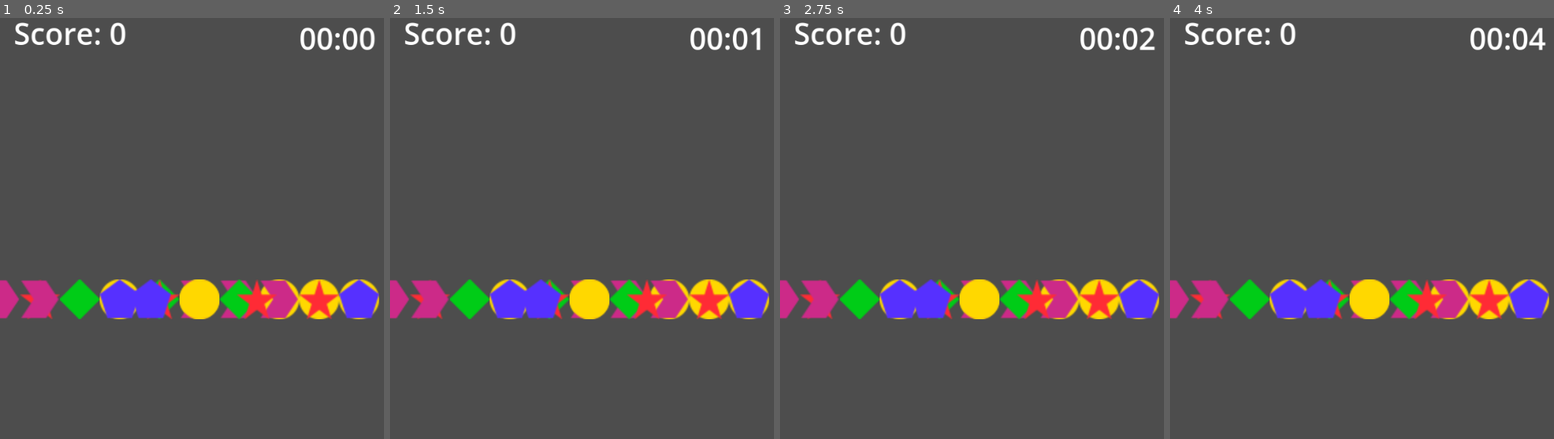
Above: before the commit, frames 1-4 (left to right).
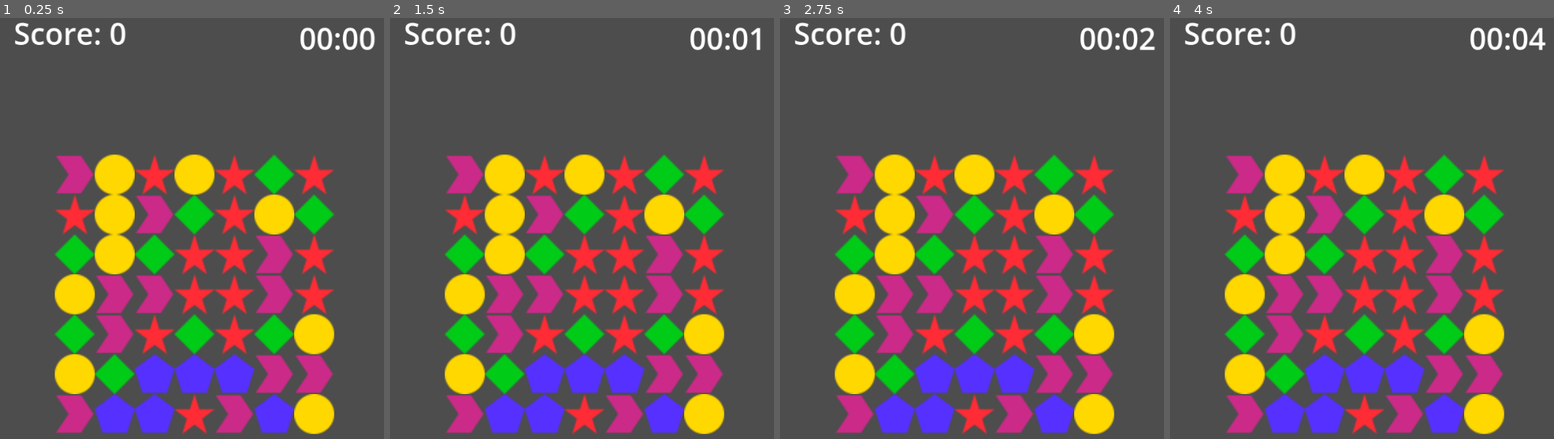
Above: after the commit, the same moments.

Repository: jborza/match3
Game: Godot game, scene res://Level1.tscn
Two runs of this game, one before a commit and one after it. Both use one fixed random seed, a clock stepped at 60 frames per second and the inputs below.
Inputs (mouse positions are in pixels of both pictures, inside the frame that each line leads up to):
- Up to frame 1 (0.25 s): no input
- Up to frame 2 (1.5 s): tap Enter at 0.5 s; move the mouse to (428, 300) at 0.52 s; click (428, 300) at 0.67 s; tap Space at 1.25 s; move the mouse to (470, 300) at 1.27 s; click (470, 300) at 1.42 s
- Up to frame 3 (2.75 s): move the mouse to (899, 300) at 2.02 s; click (899, 300) at 2.17 s
- Up to frame 4 (4 s): tap Enter at 2.75 s; move the mouse to (1331, 300) at 2.77 s; click (1331, 300) at 2.92 s; tap Space at 3.5 s; move the mouse to (1369, 300) at 3.52 s; click (1369, 300) at 3.67 s

The runs differ from the first frame. In frame 1, 32% of the frame differs, in the area x 0-99%, y 32-99%; in frame 2, 32%; in frame 3, 32%; in frame 4, 32%.

Commit message:
generating images also vertically

Diff:
--- a/Game.gd
+++ b/Game.gd
@@ -10,6 +10,7 @@
 
 enum TileType {blue,green,purple,red,yellow}
 
+var boo : int
 
 func add_score(addition):
 	score += addition
@@ -25,16 +26,20 @@
 # Called when the node enters the scene tree for the first time.
 func _ready():
 	load_sprite_textures()
-
+	if(GameManager.loaded):
+		return
 	# generate tiles
 	# https://docs.godotengine.org/en/stable/tutorials/scripting/nodes_and_scene_instances.html
 	var tile_scene = load("res://Tile.tscn")
-	for x in range(-160,160,32):
-		var tile = tile_scene.instantiate()
-		tile.type = randi() % TileType.size()
-		tile.position.x = x
-		add_child(tile)
-
+	for x in range(-100,100,32):
+		for y in range(-100,100,32):
+			print("Making tile at ",x,",",y)
+			var tile = tile_scene.instantiate()
+			tile.type = randi() % TileType.size()
+			tile.position.x = x
+			tile.position.y = y
+			add_child(tile)
+	GameManager.loaded = true
 
 # Called every frame. 'delta' is the elapsed time since the previous frame.
 func _process(delta):
--- /dev/null
+++ b/GameManager.gd
@@ -0,0 +1,3 @@
+extends Node
+
+@export var loaded : int
--- a/Level1.tscn
+++ b/Level1.tscn
@@ -1,7 +1,6 @@
-[gd_scene load_steps=5 format=3 uid="uid://mscekc8b8dfk"]
+[gd_scene load_steps=4 format=3 uid="uid://mscekc8b8dfk"]
 
 [ext_resource type="Script" path="res://Game.gd" id="1_t0xo1"]
-[ext_resource type="PackedScene" uid="uid://dc871axij2nfk" path="res://Tile.tscn" id="2_whnrx"]
 
 [sub_resource type="LabelSettings" id="LabelSettings_pcaql"]
 font_size = 24
@@ -38,16 +37,4 @@
 [node name="Timer" type="Timer" parent="."]
 autostart = true
 
-[node name="Tile" parent="." instance=ExtResource("2_whnrx")]
-type = 4
-
-[node name="Tile2" parent="." instance=ExtResource("2_whnrx")]
-position = Vector2(46, 0)
-type = 3
-
-[node name="Tile3" parent="." instance=ExtResource("2_whnrx")]
-position = Vector2(-39, 0)
-
-[node name="Tiles" type="Node2D" parent="."]
-
 [connection signal="timeout" from="Timer" to="Game" method="_on_timer_timeout"]
--- a/project.godot
+++ b/project.godot
@@ -17,6 +17,7 @@
 
 [autoload]
 
+GameManager="*res://GameManager.gd"
 Game="*res://Game.gd"
 
 [display]
